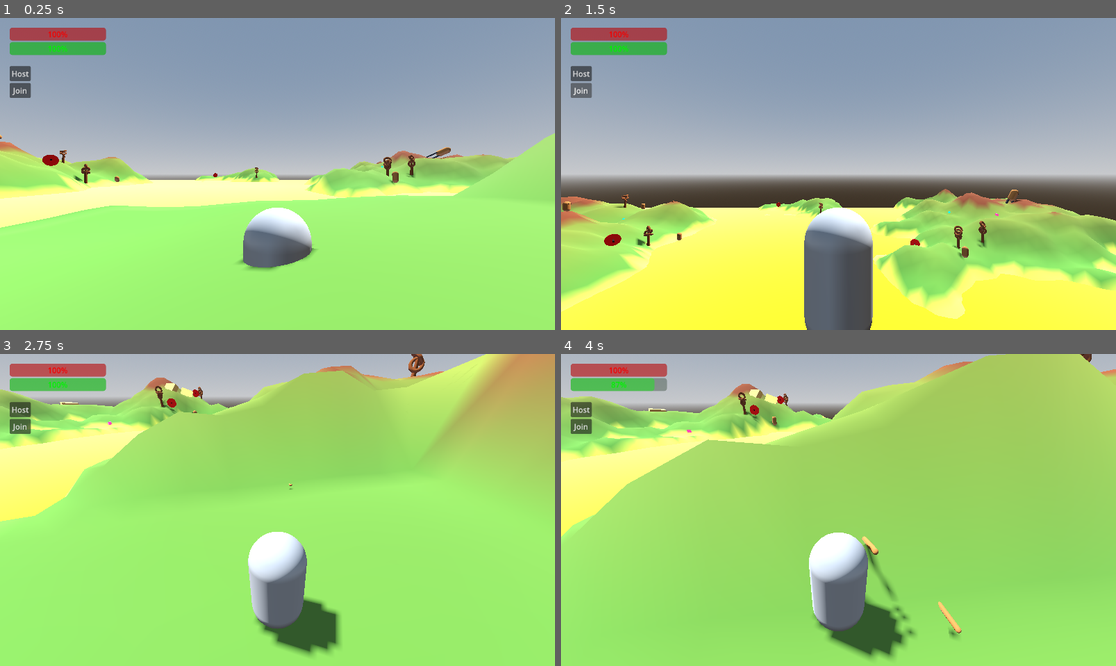
Above: before the commit, frames 1-4 (two rows, left to right).
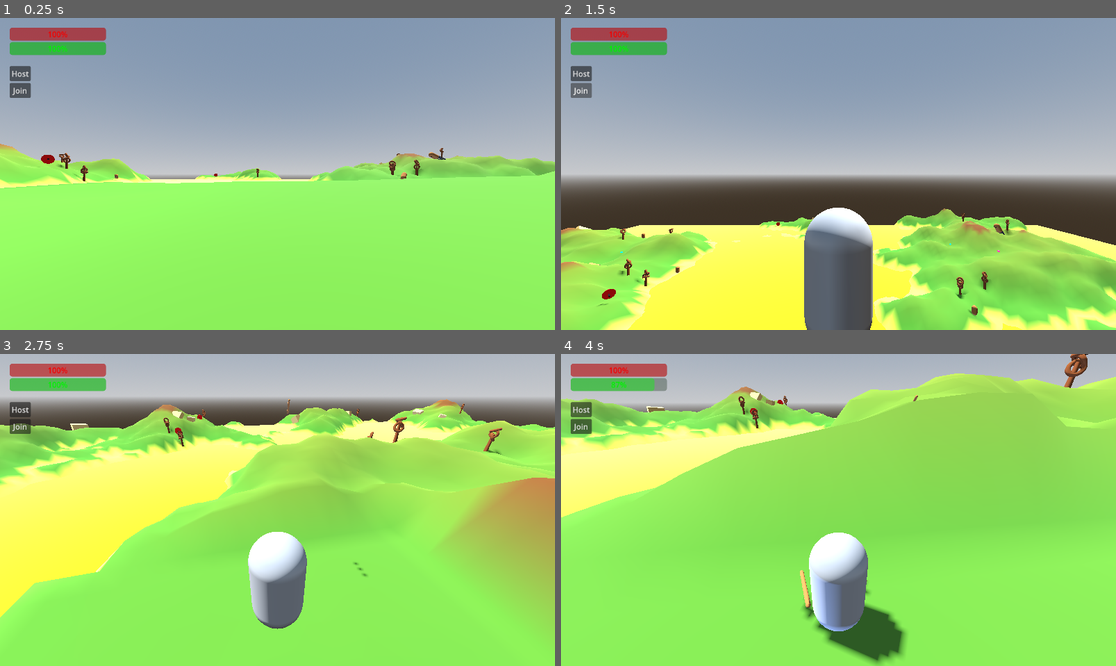
Above: after the commit, the same moments.

Repository: travist89/SpearMan
Game: Godot game, scene res://World.tscn
The game is run twice, just before and just after one commit, with the same random seed, the same clock (stepped at 60 frames per second) and the same inputs. The project has no main scene, so this scene is started directly.
Inputs (mouse positions are in pixels of both pictures, inside the frame that each line leads up to):
- Up to frame 1 (0.25 s): no input
- Up to frame 2 (1.5 s): click "Host" at 0.5 s; click "Join" at 1.25 s
- Up to frame 3 (2.75 s): move the mouse to (305, 510) at 2.02 s; press the mouse at (305, 510) at 2.03 s; hold Up (ui_up) from 2.03 s (still down)
- Up to frame 4 (4 s): keep holding Up (ui_up); move the mouse to (810, 510) at 2.77 s; release the mouse at (810, 510) at 2.78 s; click (810, 510) at 2.85 s; move the mouse to (849, 503) at 3.52 s; hold Shift from 3.53 s (still down); click (849, 503) at 3.8 s

The runs differ from the first frame. In frame 1, 12% of the frame differs, in the area x 0-100%, y 36-82%; in frame 2, 24%; in frame 3, 45%, in the area x 0-100%, y 0-97%; in frame 4, 13%.

Commit message:
Fix spawn heights: Players no longer fall through the floor on spawn or respawn

Diff:
--- a/Player.gd
+++ b/Player.gd
@@ -35,71 +35,48 @@
 	var id = name.to_int()
 	if id == 0: id = 1 # Fallback if name is not an ID (e.g. local testing)
 	set_multiplayer_authority(id)
-	print("Player %s Enter Tree: Set Auth to %s. My ID: %s. Is Auth? %s" % [name, id, multiplayer.get_unique_id(), is_multiplayer_authority()])
 
 func _ready():
-	print("Player %s Ready: Is Auth? %s" % [name, is_multiplayer_authority()])
-
-	# Networking Setup
 	if is_multiplayer_authority():
 		Input.set_mouse_mode(Input.MOUSE_MODE_CAPTURED)
 		camera.current = true
 		setup_ui()
 	else:
 		camera.current = false
-		# Disable UI for non-local players? Or keep it but don't update it?
-		# Better to not show UI bars for other players on my screen
 
 func setup_ui():
 	if not is_multiplayer_authority(): return
-
-	# Create a CanvasLayer for UI
 	var canvas_layer = CanvasLayer.new()
 	add_child(canvas_layer)
-
-	# Health Bar
 	health_bar = ProgressBar.new()
 	canvas_layer.add_child(health_bar)
-	health_bar.position = Vector2(20, 20)
-	health_bar.size = Vector2(200, 20)
-	health_bar.max_value = max_health
-	health_bar.value = health
-	health_bar.modulate = Color(1, 0, 0) # Red
-
-	# Stamina Bar
+	health_bar.position = Vector2(20, 20); health_bar.size = Vector2(200, 20)
+	health_bar.max_value = max_health; health_bar.value = health
+	health_bar.modulate = Color(1, 0, 0)
 	stamina_bar = ProgressBar.new()
 	canvas_layer.add_child(stamina_bar)
-	stamina_bar.position = Vector2(20, 50)
-	stamina_bar.size = Vector2(200, 20)
-	stamina_bar.max_value = max_stamina
-	stamina_bar.value = stamina
-	stamina_bar.modulate = Color(0, 1, 0) # Green
+	stamina_bar.position = Vector2(20, 50); stamina_bar.size = Vector2(200, 20)
+	stamina_bar.max_value = max_stamina; stamina_bar.value = stamina
+	stamina_bar.modulate = Color(0, 1, 0)
 
 func take_damage(amount):
 	if is_dead: return
 	health -= amount
-	if health_bar:
-		health_bar.value = health
-	if health <= 0:
-		die()
+	if health_bar: health_bar.value = health
+	if health <= 0: die()
 
 func restore_health(amount):
 	if is_dead: return
 	health = min(health + amount, max_health)
-	if health_bar:
-		health_bar.value = health
-	print("Restored Health!")
+	if health_bar: health_bar.value = health
 
 func apply_speed_boost(multiplier, duration):
 	speed_boost_multiplier = multiplier
 	speed_boost_time = duration
-	print("Speed Boosted!")
 
 func die():
 	if is_dead: return
 	is_dead = true
-	print("Player Died!")
-	# Only call RPC if we have authority
 	if is_multiplayer_authority():
 		respawn.rpc()
 
@@ -107,99 +84,68 @@
 func respawn():
 	is_dead = false
 	health = max_health
-	if health_bar:
-		health_bar.value = health
-	# Reset position (e.g. to 0, 10, 0 or a spawn point)
-	global_position = Vector3(0, 10, 0)
+	if health_bar: health_bar.value = health
+	# RAISED respawn height to avoid falling through terrain
+	global_position = Vector3(0, 30, 0)
 	velocity = Vector3.ZERO
 	print("Player Respawned: ", name)
 
 func _unhandled_input(event):
 	if not is_multiplayer_authority(): return
-
 	if event is InputEventMouseMotion:
 		rotate_y(-event.relative.x * mouse_sensitivity)
 		camera_pivot.rotate_x(-event.relative.y * mouse_sensitivity)
 		camera_pivot.rotation.x = clamp(camera_pivot.rotation.x, -1.2, 1.2)
-
 	if event.is_action_pressed("ui_cancel"):
 		Input.set_mouse_mode(Input.MOUSE_MODE_VISIBLE)
-
 	if event.is_action_pressed("click"):
 		if Input.get_mouse_mode() == Input.MOUSE_MODE_VISIBLE:
 			Input.set_mouse_mode(Input.MOUSE_MODE_CAPTURED)
 		else:
-			# Call RPC to throw spear
 			throw_spear.rpc()
 
 func _physics_process(delta):
 	if not is_multiplayer_authority():
-		# Simple interpolation or just rely on sync for other players
 		move_and_slide()
 		return
-
-	if is_dead: return # Stop movement if dead
-
-	# Add the gravity.
+	if is_dead: return
 	if not is_on_floor():
 		velocity.y -= gravity * delta
-
-	# Handle Jump.
 	if Input.is_action_just_pressed("ui_accept") and is_on_floor():
 		velocity.y = jump_velocity
-
-	# Get the input direction and handle the movement/deceleration.
 	var input_dir = Input.get_vector("ui_left", "ui_right", "ui_up", "ui_down")
-
-	# Add WASD support manually
 	if Input.is_key_pressed(KEY_W): input_dir.y -= 1.0
 	if Input.is_key_pressed(KEY_S): input_dir.y += 1.0
 	if Input.is_key_pressed(KEY_A): input_dir.x -= 1.0
 	if Input.is_key_pressed(KEY_D): input_dir.x += 1.0
-
-	# Normalize if magnitude > 1 (e.g. diagonal)
-	if input_dir.length() > 1.0:
-		input_dir = input_dir.normalized()
-
+	if input_dir.length() > 1.0: input_dir = input_dir.normalized()
 	var direction = (transform.basis * Vector3(input_dir.x, 0, input_dir.y)).normalized()
-
-	# Update Speed Boost
 	if speed_boost_time > 0:
 		speed_boost_time -= delta
-		if speed_boost_time <= 0:
-			speed_boost_multiplier = 1.0
-
-	# Sprint Logic
+		if speed_boost_time <= 0: speed_boost_multiplier = 1.0
 	var current_speed = speed * speed_boost_multiplier
 	if Input.is_key_pressed(KEY_SHIFT) and direction.length() > 0 and stamina > 0:
 		current_speed = sprint_speed * speed_boost_multiplier
 		stamina -= stamina_drain * delta
 	else:
 		stamina += stamina_regen * delta
-
 	stamina = clamp(stamina, 0, max_stamina)
-	if stamina_bar:
-		stamina_bar.value = stamina
-
+	if stamina_bar: stamina_bar.value = stamina
 	if direction:
 		velocity.x = direction.x * current_speed
 		velocity.z = direction.z * current_speed
 	else:
 		velocity.x = move_toward(velocity.x, 0, current_speed)
 		velocity.z = move_toward(velocity.z, 0, current_speed)
-
 	move_and_slide()
 
 @rpc("any_peer", "call_local")
 func throw_spear():
-	# Only spawn on server
 	if not multiplayer.is_server(): return
-
 	if spear_scene:
 		var spear = spear_scene.instantiate()
 		get_parent().add_child(spear, true)
 		spear.global_transform = hand_position.global_transform
-
 		var camera_forward = -camera.global_transform.basis.z
 		spear.look_at(spear.global_position + camera_forward, Vector3.UP)
 		spear.apply_impulse(-spear.global_transform.basis.z * throw_force)
--- a/World.gd
+++ b/World.gd
@@ -11,14 +11,14 @@
 
 # Environment
 var noise = FastNoiseLite.new()
-var terrain_size = 200.0
-var terrain_height = 18.0
-var terrain_resolution = 100
-var lake_level = 0.0 # Raised lake level to be more visible
+var terrain_size = 250.0 # Slightly larger
+var terrain_height = 20.0 # Higher peaks
+var terrain_resolution = 120
+var lake_level = 0.0
 
 # Day/Night Cycle
 var time = 0.0
-var day_duration = 120.0 # Slower day cycle
+var day_duration = 120.0
 var sun: DirectionalLight3D
 var moon: DirectionalLight3D
 var world_env: WorldEnvironment
@@ -39,8 +39,8 @@
 
 	randomize()
 	noise.seed = 12345
-	noise.frequency = 0.015
-	noise.fractal_octaves = 4
+	noise.frequency = 0.012
+	noise.fractal_octaves = 5
 
 	setup_environment()
 
@@ -52,93 +52,59 @@
 	var env = Environment.new()
 	var sky = Sky.new()
 	var sky_mat = ProceduralSkyMaterial.new()
-
 	sky_mat.sky_top_color = Color(0.4, 0.6, 1.0)
 	sky_mat.sky_horizon_color = Color(0.6, 0.5, 0.4)
 	sky_mat.ground_bottom_color = Color(0.2, 0.1, 0.1)
-
 	sky.sky_material = sky_mat
 	env.sky = sky
 	env.background_mode = Environment.BG_SKY
 	env.ambient_light_source = Environment.AMBIENT_SOURCE_SKY
 	env.tonemap_mode = Environment.TONE_MAPPER_FILMIC
 	env.glow_enabled = true
-
 	world_env.environment = env
 	add_child(world_env)
 
-	sun = DirectionalLight3D.new()
-	sun.name = "Sun"
-	sun.shadow_enabled = true
-	sun.light_color = Color(1.0, 1.0, 0.8)
-	add_child(sun)
-
-	moon = DirectionalLight3D.new()
-	moon.name = "Moon"
-	moon.shadow_enabled = true
-	moon.light_color = Color(0.5, 0.6, 1.0)
-	moon.light_energy = 0.5
-	add_child(moon)
+	sun = DirectionalLight3D.new(); sun.name = "Sun"; sun.shadow_enabled = true
+	sun.light_color = Color(1.0, 1.0, 0.85); add_child(sun)
+
+	moon = DirectionalLight3D.new(); moon.name = "Moon"; moon.shadow_enabled = true
+	moon.light_color = Color(0.5, 0.65, 1.0); moon.light_energy = 0.6; add_child(moon)
 
 func update_day_night_cycle(delta):
 	time += delta
 	var progress = fmod(time / day_duration, 1.0)
-	var angle = progress * TAU - (PI / 2) # Offset to start at dawn
-
+	var angle = progress * TAU - (PI / 2)
 	sun.rotation.x = angle
 	moon.rotation.x = angle + PI
-
 	var sun_height = sin(angle)
 	sun.light_energy = clamp(sun_height * 2.0, 0.0, 1.2)
 	moon.light_energy = clamp(-sun_height * 2.0, 0.0, 0.7)
-
 	var sky_mat = world_env.environment.sky.sky_material
-	var day_sky = Color(0.3, 0.5, 0.9)
-	var night_sky = Color(0.01, 0.01, 0.05)
-	var sunset_sky = Color(0.8, 0.3, 0.1)
-
-	if sun_height > 0.1:
-		sky_mat.sky_top_color = day_sky
-	elif sun_height > -0.1:
-		sky_mat.sky_top_color = sunset_sky
-	else:
-		sky_mat.sky_top_color = night_sky
+	if sun_height > 0.1: sky_mat.sky_top_color = Color(0.3, 0.5, 0.9)
+	elif sun_height > -0.1: sky_mat.sky_top_color = Color(0.8, 0.3, 0.15)
+	else: sky_mat.sky_top_color = Color(0.01, 0.01, 0.06)
 
 func create_multiplayer_ui():
-	var canvas = CanvasLayer.new()
-	add_child(canvas)
-	var vbox = VBoxContainer.new()
-	canvas.add_child(vbox)
-	vbox.position = Vector2(20, 100)
-	var host_btn = Button.new()
-	host_btn.text = "Host"
-	host_btn.pressed.connect(start_host)
-	vbox.add_child(host_btn)
-	var join_btn = Button.new()
-	join_btn.text = "Join"
-	join_btn.pressed.connect(start_join)
-	vbox.add_child(join_btn)
+	var canvas = CanvasLayer.new(); add_child(canvas)
+	var vbox = VBoxContainer.new(); canvas.add_child(vbox); vbox.position = Vector2(20, 100)
+	var host_btn = Button.new(); host_btn.text = "Host"; host_btn.pressed.connect(start_host); vbox.add_child(host_btn)
+	var join_btn = Button.new(); join_btn.text = "Join"; join_btn.pressed.connect(start_join); vbox.add_child(join_btn)
 
 func start_host():
 	if peer.get_connection_status() != MultiplayerPeer.CONNECTION_DISCONNECTED: return
-	peer.create_server(13579)
-	multiplayer.multiplayer_peer = peer
-	multiplayer.peer_connected.connect(add_player)
-	add_player(1)
-	print("Hosting...")
+	peer.create_server(13579); multiplayer.multiplayer_peer = peer
+	multiplayer.peer_connected.connect(add_player); add_player(1)
 
 func start_join():
 	if peer.get_connection_status() != MultiplayerPeer.CONNECTION_DISCONNECTED: return
-	peer.create_client("127.0.0.1", 13579)
-	multiplayer.multiplayer_peer = peer
+	peer.create_client("127.0.0.1", 13579); multiplayer.multiplayer_peer = peer
 	if has_node("Player"): $Player.queue_free()
 
 func add_player(id = 1):
 	if not multiplayer.is_server(): return
 	var player = player_scene.instantiate()
-	player.name = str(id)
-	add_child(player)
-	player.position = Vector3(0, 20, 0)
+	player.name = str(id); add_child(player)
+	player.position = Vector3(0, 35, 0) # HIGHER spawn point
 	if has_node("Player"): $Player.queue_free()
 
 func setup_environment():
@@ -148,99 +114,66 @@
 		scatter_targets(30)
 		scatter_enemies(12, 5)
 		scatter_collectibles(20)
-		scatter_pretzel_trees(50)
-		scatter_crouton_rocks(30)
+		scatter_pretzel_trees(60)
+		scatter_crouton_rocks(40)
 
 func create_terrain():
-	var st = SurfaceTool.new()
-	st.begin(Mesh.PRIMITIVE_TRIANGLES)
+	var st = SurfaceTool.new(); st.begin(Mesh.PRIMITIVE_TRIANGLES)
 	for z in range(terrain_resolution + 1):
 		for x in range(terrain_resolution + 1):
-			var px = float(x) / terrain_resolution
-			var pz = float(z) / terrain_resolution
-			var wx = (px - 0.5) * terrain_size
-			var wz = (pz - 0.5) * terrain_size
+			var px = float(x) / terrain_resolution; var pz = float(z) / terrain_resolution
+			var wx = (px - 0.5) * terrain_size; var wz = (pz - 0.5) * terrain_size
 			var y = noise.get_noise_2d(wx, wz) * terrain_height
-			if abs(wx) < 12 and abs(wz) < 12: y = lerp(y, 2.0, 0.9)
-
-			# More colorful terrain logic
-			var color = Color(0.2, 0.4, 0.1) # Default Grass Green
-			if y < lake_level + 0.8:
-				color = Color(0.9, 0.8, 0.3) # Honey Mustard Sand
-			elif y > 8.0:
-				color = Color(0.4, 0.2, 0.1) # Bread Crust Peaks
-			else:
-				color = Color(0.3, 0.5, 0.2).lerp(Color(0.5, 0.3, 0.1), (y-lake_level)/terrain_height)
-
-			st.set_color(color)
-			st.add_vertex(Vector3(wx, y, wz))
+			if abs(wx) < 15 and abs(wz) < 15: y = lerp(y, 3.0, 0.95) # Flatter spawn area
+			var color = Color(0.2, 0.45, 0.1)
+			if y < lake_level + 1.0: color = Color(0.95, 0.85, 0.3)
+			elif y > 10.0: color = Color(0.4, 0.25, 0.1)
+			else: color = Color(0.25, 0.5, 0.15).lerp(Color(0.5, 0.35, 0.1), (y-lake_level)/terrain_height)
+			st.set_color(color); st.add_vertex(Vector3(wx, y, wz))
 	for z in range(terrain_resolution):
 		for x in range(terrain_resolution):
 			var v = z * (terrain_resolution + 1) + x
 			st.add_index(v); st.add_index(v + 1); st.add_index(v + terrain_resolution + 1)
 			st.add_index(v + 1); st.add_index(v + terrain_resolution + 2); st.add_index(v + terrain_resolution + 1)
 	st.generate_normals()
-	var mesh_inst = MeshInstance3D.new()
-	mesh_inst.mesh = st.commit()
-	var mat = StandardMaterial3D.new()
-	mat.vertex_color_use_as_albedo = true
-	mesh_inst.material_override = mat
-	var terrain = StaticBody3D.new()
-	terrain.name = "Terrain"
-	add_child(terrain)
-	terrain.add_child(mesh_inst)
-	var col = CollisionShape3D.new()
-	col.shape = mesh_inst.mesh.create_trimesh_shape()
-	terrain.add_child(col)
+	var mesh_inst = MeshInstance3D.new(); mesh_inst.mesh = st.commit()
+	var mat = StandardMaterial3D.new(); mat.vertex_color_use_as_albedo = true
+	mesh_inst.material_override = mat; var terrain = StaticBody3D.new(); terrain.name = "Terrain"
+	add_child(terrain); terrain.add_child(mesh_inst)
+	var col = CollisionShape3D.new(); col.shape = mesh_inst.mesh.create_trimesh_shape(); terrain.add_child(col)
 
 func create_mustard_lakes():
-	var lake_inst = MeshInstance3D.new()
-	var lake_mesh = PlaneMesh.new(); lake_mesh.size = Vector2(terrain_size, terrain_size)
-	lake_inst.mesh = lake_mesh
-	lake_inst.position.y = lake_level
-	var mat = StandardMaterial3D.new()
-	mat.albedo_color = Color(1.0, 0.85, 0.0) # Very bright mustard
-	mat.roughness = 0.05
-	mat.metallic = 0.1
-	mat.emission_enabled = true
-	mat.emission = Color(0.3, 0.2, 0)
-	lake_inst.material_override = mat
-	add_child(lake_inst)
+	var lake_inst = MeshInstance3D.new(); var lake_mesh = PlaneMesh.new(); lake_mesh.size = Vector2(terrain_size, terrain_size); lake_inst.mesh = lake_mesh; lake_inst.position.y = lake_level
+	var mat = StandardMaterial3D.new(); mat.albedo_color = Color(1.0, 0.9, 0.0); mat.roughness = 0.05; mat.emission_enabled = true; mat.emission = Color(0.4, 0.3, 0); lake_inst.material_override = mat; add_child(lake_inst)
 
 func scatter_pretzel_trees(count):
 	for i in range(count):
-		var x = randf_range(-terrain_size/2, terrain_size/2); var z = randf_range(-terrain_size/2, terrain_size/2)
-		var y = noise.get_noise_2d(x, z) * terrain_height
-		if y < lake_level + 1.0 or (abs(x) < 15 and abs(z) < 15): continue
+		var x = randf_range(-terrain_size/2, terrain_size/2); var z = randf_range(-terrain_size/2, terrain_size/2); var y = noise.get_noise_2d(x, z) * terrain_height
+		if y < lake_level + 1.0 or (abs(x) < 20 and abs(z) < 20): continue
 		create_pretzel_tree_at(Vector3(x, y, z))
 
 func create_pretzel_tree_at(pos):
 	var tree = Node3D.new(); tree.name = "PretzelTree"; add_child(tree); tree.position = pos
-	var trunk = MeshInstance3D.new(); trunk.mesh = CylinderMesh.new(); trunk.mesh.top_radius = 0.2; trunk.mesh.bottom_radius = 0.3; trunk.mesh.height = 3.0
-	var trunk_mat = StandardMaterial3D.new(); trunk_mat.albedo_color = Color(0.45, 0.25, 0.1); trunk.material_override = trunk_mat; trunk.position.y = 1.5; tree.add_child(trunk)
+	var trunk = MeshInstance3D.new(); trunk.mesh = CylinderMesh.new(); trunk.mesh.top_radius = 0.2; trunk.mesh.bottom_radius = 0.3; trunk.mesh.height = 3.0; trunk.material_override = StandardMaterial3D.new(); trunk.material_override.albedo_color = Color(0.45, 0.25, 0.1); trunk.position.y = 1.5; tree.add_child(trunk)
 	for i in range(3):
-		var loop = MeshInstance3D.new(); loop.mesh = TorusMesh.new(); loop.mesh.inner_radius = 0.4; loop.mesh.outer_radius = 0.8; loop.material_override = trunk_mat; loop.position.y = 2.5 + (i * 0.6); loop.rotation = Vector3(randf(), randf(), randf()) * PI; tree.add_child(loop)
+		var loop = MeshInstance3D.new(); loop.mesh = TorusMesh.new(); loop.mesh.inner_radius = 0.4; loop.mesh.outer_radius = 0.8; loop.material_override = trunk.material_override; loop.position.y = 2.5 + (i * 0.6); loop.rotation = Vector3(randf(), randf(), randf()) * PI; tree.add_child(loop)
 		for j in range(4):
-			var salt = MeshInstance3D.new(); salt.mesh = BoxMesh.new(); salt.mesh.size = Vector3(0.12, 0.12, 0.12)
-			var smat = StandardMaterial3D.new(); smat.albedo_color = Color(1,1,1); salt.material_override = smat
-			var a = randf()*TAU; salt.position = Vector3(cos(a)*0.7, 0, sin(a)*0.7); loop.add_child(salt)
+			var salt = MeshInstance3D.new(); salt.mesh = BoxMesh.new(); salt.mesh.size = Vector3(0.12, 0.12, 0.12); salt.material_override = StandardMaterial3D.new(); salt.material_override.albedo_color = Color(1,1,1); var a = randf()*TAU; salt.position = Vector3(cos(a)*0.7, 0, sin(a)*0.7); loop.add_child(salt)
 
 func scatter_crouton_rocks(count):
 	for i in range(count):
-		var x = randf_range(-terrain_size/2, terrain_size/2); var z = randf_range(-terrain_size/2, terrain_size/2)
-		var y = noise.get_noise_2d(x, z) * terrain_height
-		if y < lake_level + 0.5: continue
+		var x = randf_range(-terrain_size/2, terrain_size/2); var z = randf_range(-terrain_size/2, terrain_size/2); var y = noise.get_noise_2d(x, z) * terrain_height
+		if y < lake_level + 1.0: continue
 		create_crouton_rock_at(Vector3(x, y, z))
 
 func create_crouton_rock_at(pos):
-	var rock = MeshInstance3D.new(); rock.mesh = BoxMesh.new(); rock.mesh.size = Vector3(randf_range(1.5, 4), randf_range(1, 3), randf_range(1.5, 4))
-	var mat = StandardMaterial3D.new(); mat.albedo_color = Color(0.85, 0.65, 0.35)
-	rock.material_override = mat; add_child(rock); rock.position = pos; rock.rotation = Vector3(randf(), randf(), randf()) * PI
+	var rock = MeshInstance3D.new(); rock.mesh = BoxMesh.new(); rock.mesh.size = Vector3(randf_range(2, 5), randf_range(1, 4), randf_range(2, 5))
+	rock.material_override = StandardMaterial3D.new(); rock.material_override.albedo_color = Color(0.85, 0.7, 0.4); add_child(rock); rock.position = pos; rock.rotation = Vector3(randf(), randf(), randf()) * PI
 
 func scatter_targets(count):
 	for i in range(count):
 		var x = randf_range(-terrain_size/2, terrain_size/2); var z = randf_range(-terrain_size/2, terrain_size/2); var y = noise.get_noise_2d(x, z) * terrain_height
-		if y < lake_level: continue
+		if y < lake_level + 1.0: continue
 		create_target_at(Vector3(x, y + 1.5, z))
 
 func create_target_at(pos):
@@ -249,11 +182,11 @@
 func scatter_enemies(small_count, big_count):
 	for i in range(small_count):
 		var x = randf_range(-terrain_size/2, terrain_size/2); var z = randf_range(-terrain_size/2, terrain_size/2); var y = noise.get_noise_2d(x, z) * terrain_height
-		if y < lake_level: continue
+		if y < lake_level + 1.0: continue
 		create_enemy_at(Vector3(x, y + 1.0, z), false)
 	for i in range(big_count):
 		var x = randf_range(-terrain_size/2, terrain_size/2); var z = randf_range(-terrain_size/2, terrain_size/2); var y = noise.get_noise_2d(x, z) * terrain_height
-		if y < lake_level: continue
+		if y < lake_level + 1.0: continue
 		create_enemy_at(Vector3(x, y + 2.0, z), true)
 
 func create_enemy_at(pos, is_big):
@@ -263,6 +196,6 @@
 func scatter_collectibles(count):
 	for i in range(count):
 		var x = randf_range(-terrain_size/2, terrain_size/2); var z = randf_range(-terrain_size/2, terrain_size/2); var y = noise.get_noise_2d(x, z) * terrain_height
-		if y < lake_level: continue
+		if y < lake_level + 1.0: continue
 		var item = (collectible_speed_scene if i % 2 == 0 else collectible_health_scene).instantiate()
 		add_child(item); item.position = Vector3(x, y + 1.0, z)
